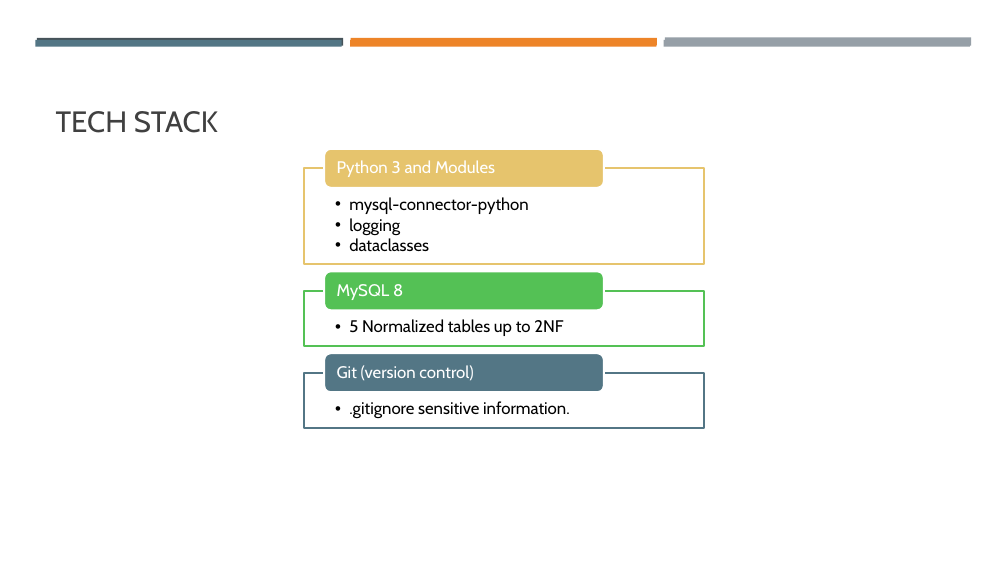
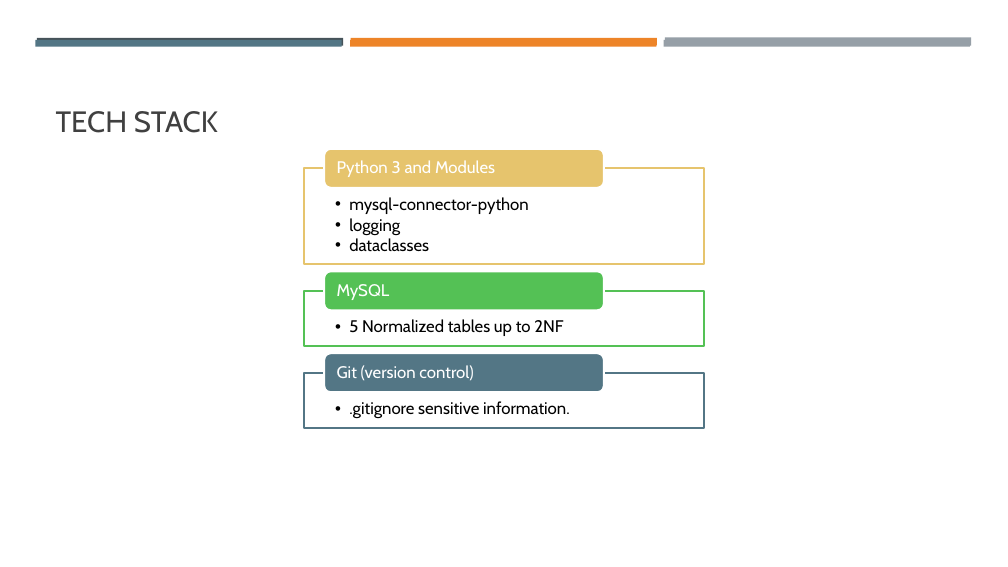
Before and after one commit to PenaSMiguel92/revature-project-one, a slide deck: slide 4 of P1Presentation_MiguelPena.pptx. Drawn at 1008x567 pixels with LibreOffice and Linux fonts; fonts in the diff are those of the drawing. Boxes give left, top, right and bottom in pixels: in the first picture for what was removed or moved away, otherwise in the second. Text is boxed around its words. In the diff, an @@ line names an element or a change of style, - is before the commit and + after.

```diff
--- a/P1Presentation_MiguelPena.pptx
+++ b/P1Presentation_MiguelPena.pptx
@@ text at [337,284,390,300]: text changed @@
-MySQL 8
+MySQL
```
Also in this commit, not shown: 2 other slides changed, 1 other file.
